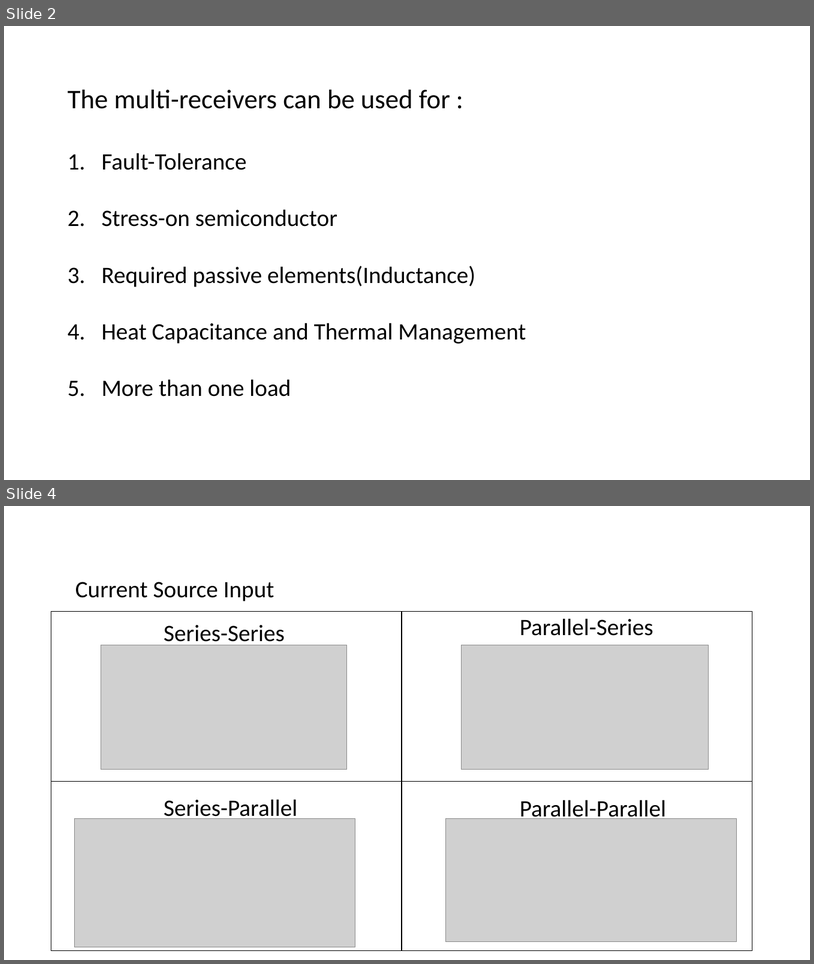
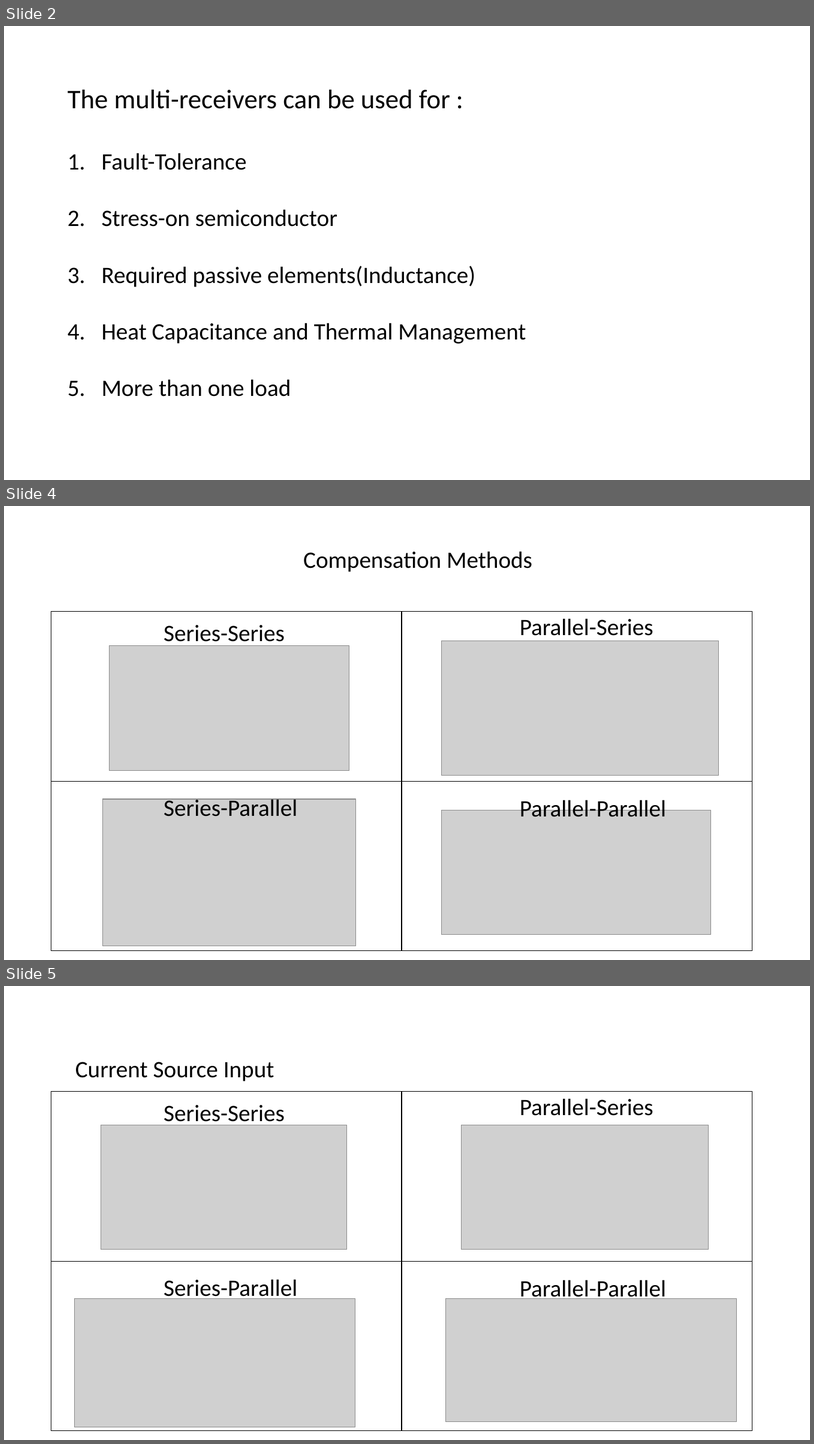
Before and after one commit to EnesAyaz/Studies, a slide deck: WPT/Series-Parallel/Report/Generalized_series_parallel_DC.pptx. Shown one above the other, each under a label of ours: slides 2 and 4 before the commit, slides 2, 4 and 5 after it; the slides between them are not shown. The pictures are 814x964 and 814x1444 pixels, drawn with LibreOffice and Linux fonts; fonts in the diff are those of the drawing; grey boxes stand for pictures. Boxes give left, top, right and bottom in pixels: in the first picture for what was removed or moved away, otherwise in the second. Text is boxed around its words. In the diff, an @@ line names an element or a change of style, - is before the commit and + after.

```diff
--- a/WPT/Series-Parallel/Report/Generalized_series_parallel_DC.pptx
+++ b/WPT/Series-Parallel/Report/Generalized_series_parallel_DC.pptx
@@ slide 4 added at (4, 506, 810, 960), background #FFFFFF @@
@@ text added at (303, 551, 533, 572), 28 pt, text #000000 @@
+Compensation Methods
@@ table added at (51, 611, 752, 951), 2 rows, 2 columns @@
+ | 
+ | 
@@ text added at (164, 625, 285, 647), 28 pt, text #000000 @@
+Series-Series
@@ text added at (520, 618, 654, 641), 28 pt, text #000000 @@
+Parallel-Series
@@ picture added at (109, 645, 350, 771) @@
@@ picture added at (442, 640, 720, 775) @@
@@ picture added at (103, 799, 356, 945) @@
@@ text added at (164, 796, 297, 816), 28 pt, text #000000 @@
+Series-Parallel
@@ picture added at (442, 810, 712, 934) @@
@@ text added at (520, 796, 666, 817), 28 pt, text #000000 @@
+Parallel-Parallel
@@ what was slide 4 is now slide 5 @@
```
Also in this commit, not shown: 1 slide changed, 13 other files.
